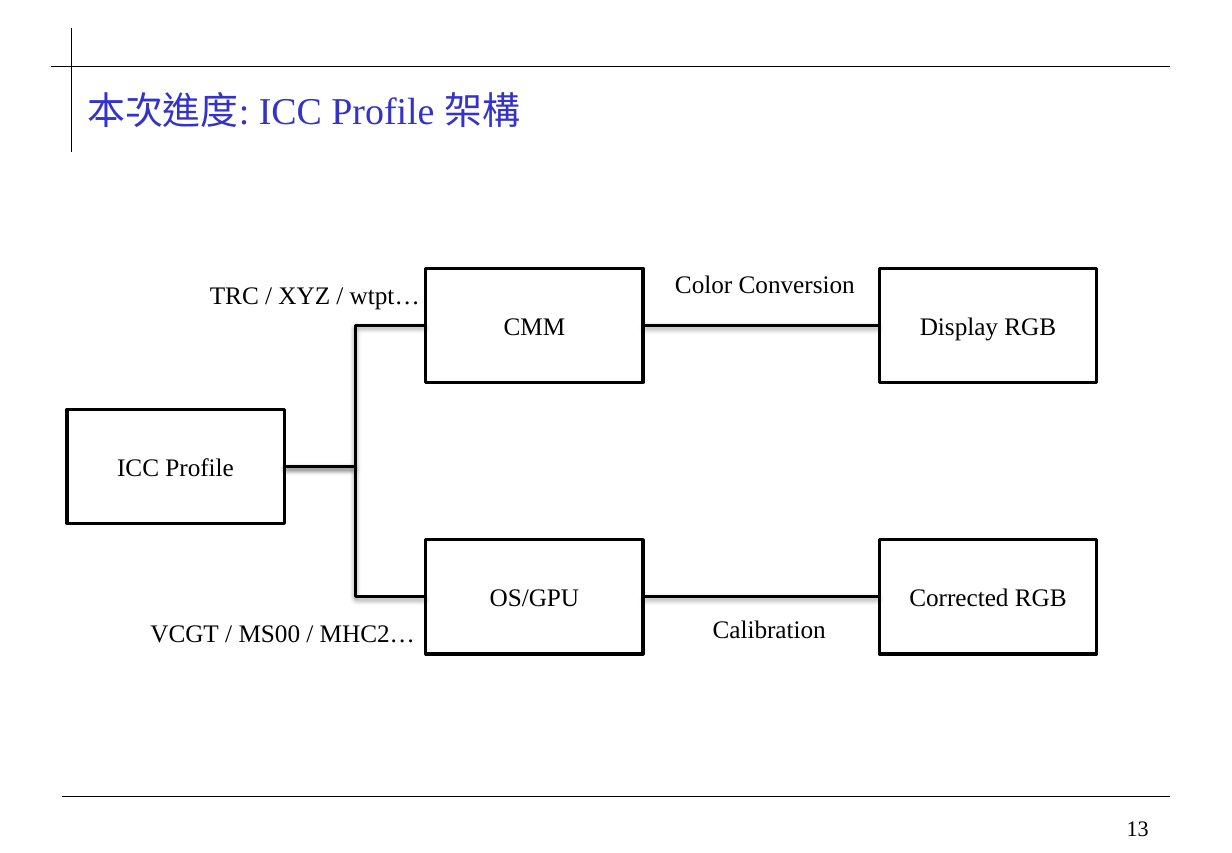
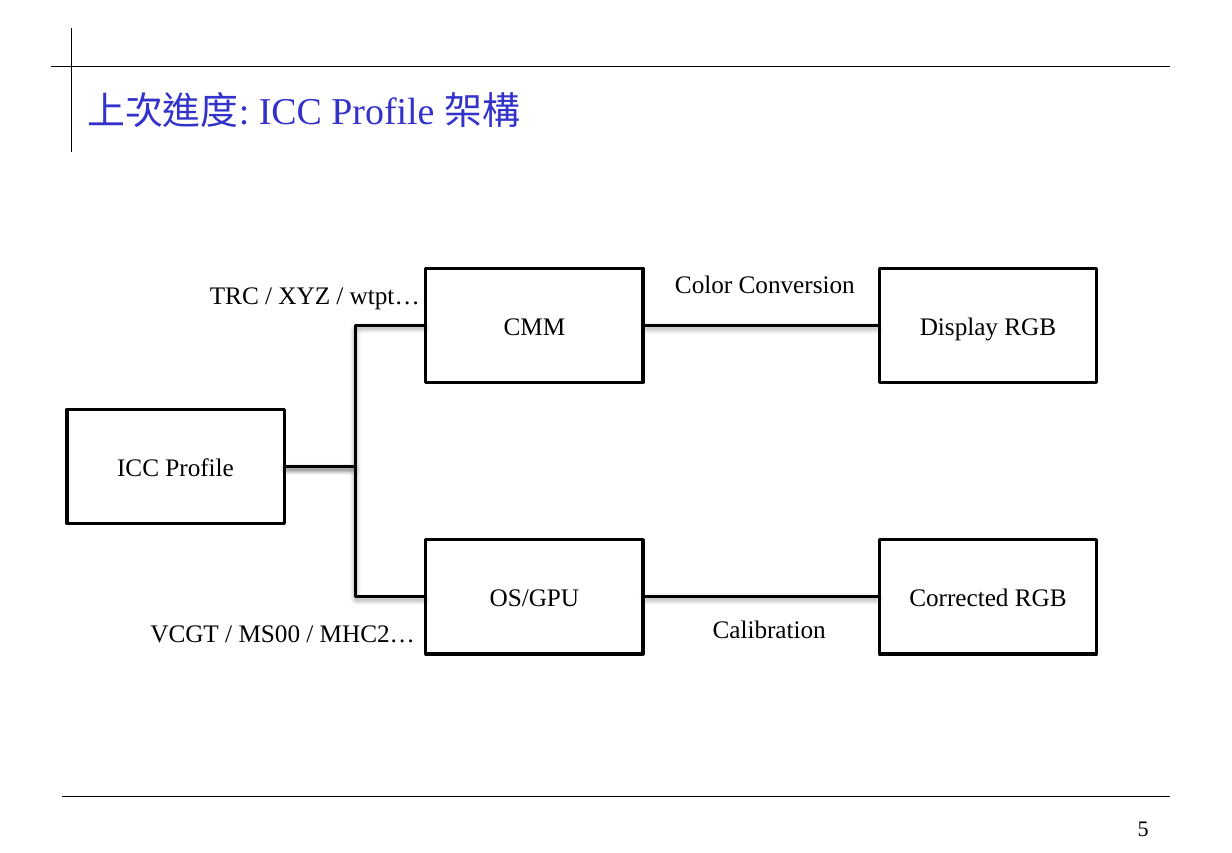
Before and after one commit to 0ilasis0/home, a slide deck: slide 5 of ICCPROFILE_0929.pptx (slide 13 before the commit). Drawn at 1232x853 pixels with LibreOffice and Linux fonts; fonts in the diff are those of the drawing; background and template pictures are left out. Boxes give left, top, right and bottom in pixels: in the first picture for what was removed or moved away, otherwise in the second. Text is boxed around its words. In the diff, an @@ line names an element or a change of style, - is before the commit and + after.

```diff
--- a/ICCPROFILE_0929.pptx
+++ b/ICCPROFILE_0929.pptx
@@ title at (87, 92, 520, 127): text changed @@
-本次進度: ICC Profile 架構
+上次進度: ICC Profile 架構
@@ page number at (1138, 821, 1149, 837): text changed @@
-13
+5
```
Also in this commit, not shown: 4 other slides changed, 5 slides added, 9 slides removed, 4 other files.
